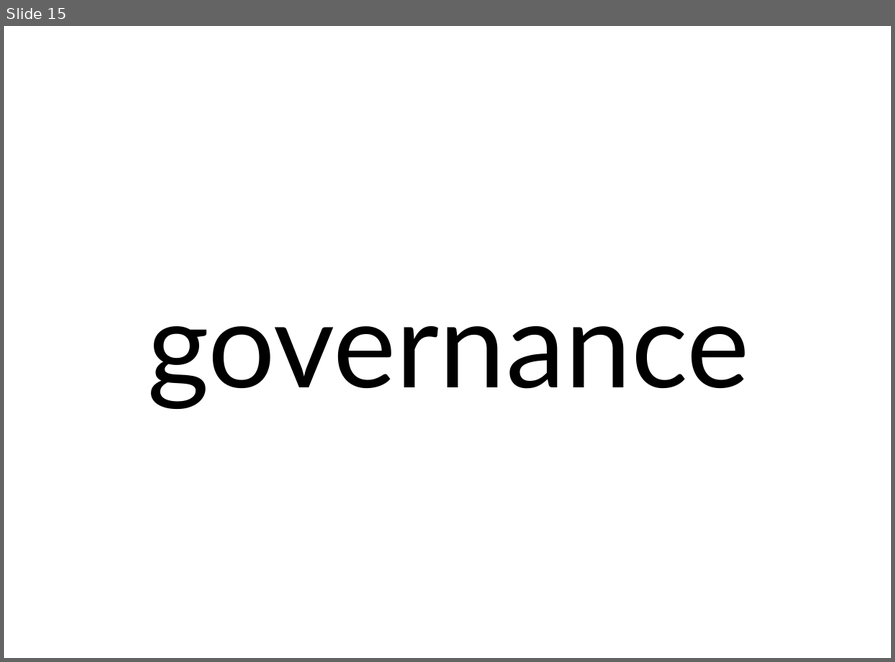
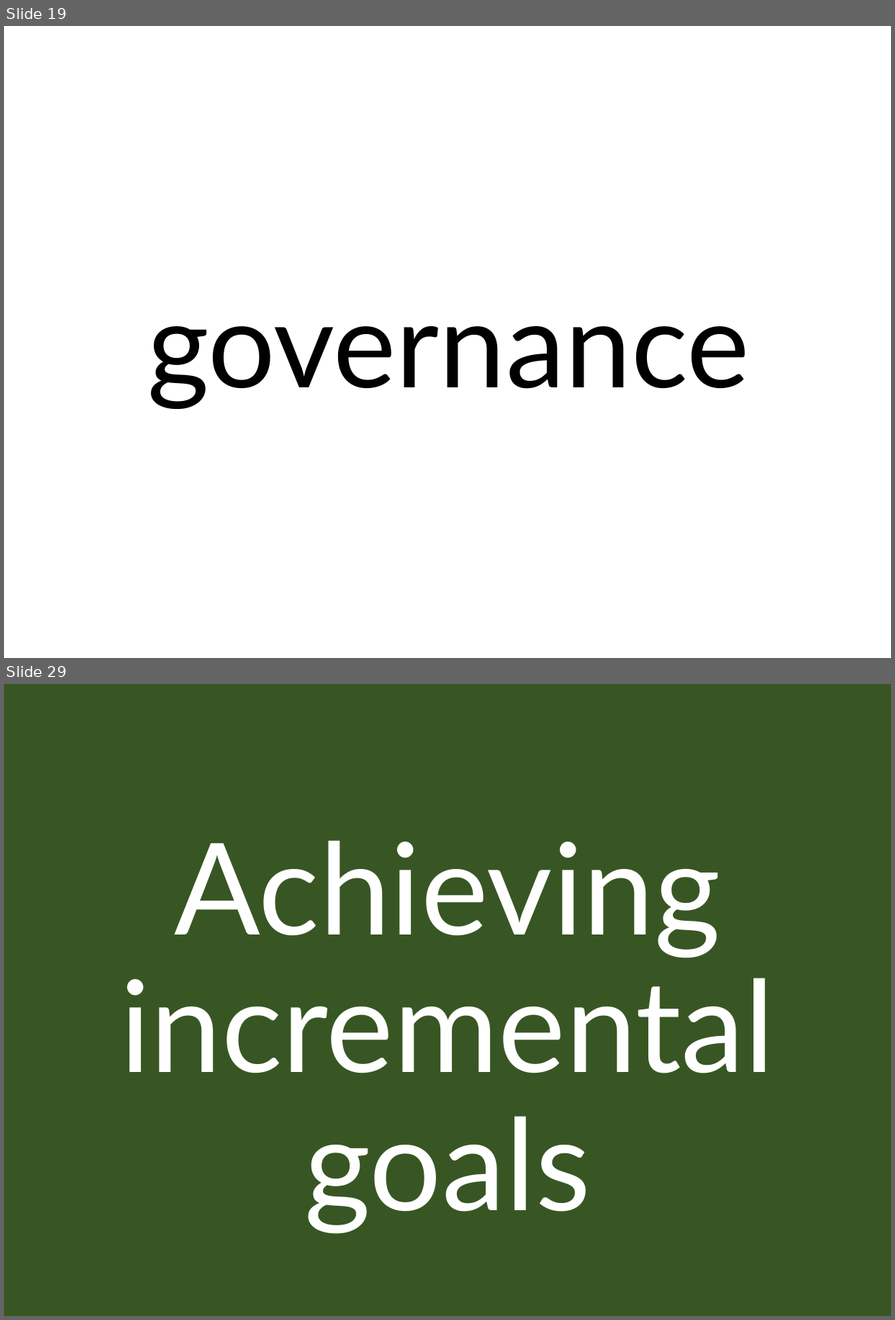
Before and after one commit to ScrumFacilitators/Project-vs-product, a slide deck: Project vs. Product A5.pptx. Shown one above the other, each under a label of ours: slide 15 before the commit, slides 19 and 29 after it; the slides between them are not shown. The pictures are 895x662 and 895x1320 pixels, drawn with LibreOffice and Linux fonts; fonts in the diff are those of the drawing; background and template pictures are left out. Boxes give left, top, right and bottom in pixels: in the first picture for what was removed or moved away, otherwise in the second. Text is boxed around its words. In the diff, an @@ line names an element or a change of style, - is before the commit and + after.

```diff
--- a/Project vs. Product A5.pptx
+++ b/Project vs. Product A5.pptx
@@ slide 29 added at [4,684,891,1316], background #385723 @@
@@ text added at [120,840,775,1232], 88 pt, text #FFFFFF @@
+Achieving incremental goals
@@ what was slide 15 is now slide 19 @@
```
Also in this commit, not shown: 29 slides changed, 8 other slides added, 1 slide removed, 1 other file.
